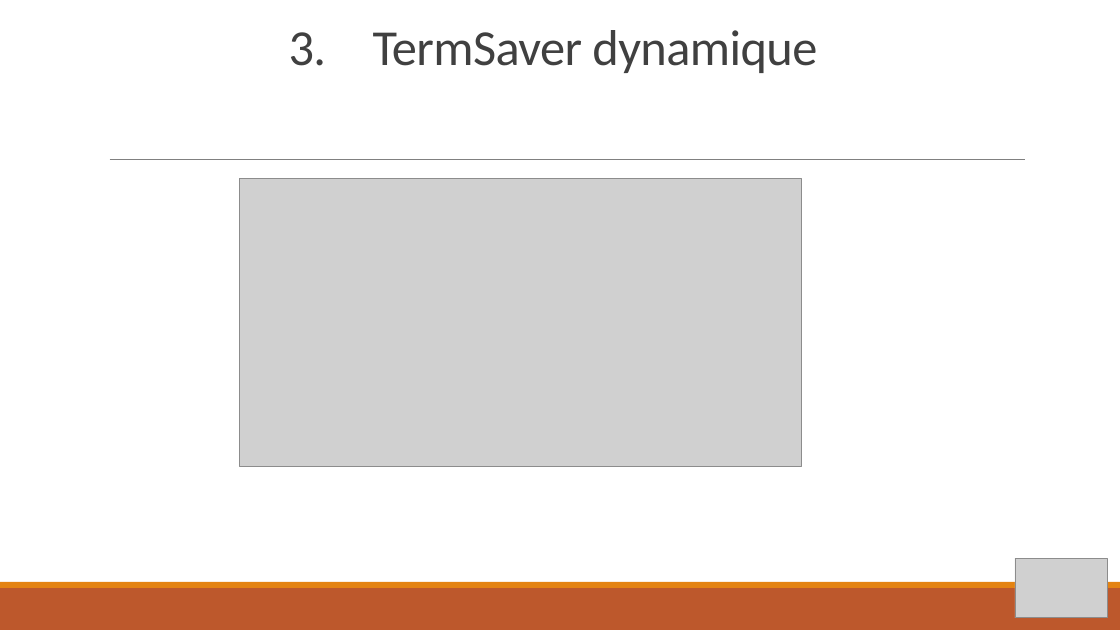
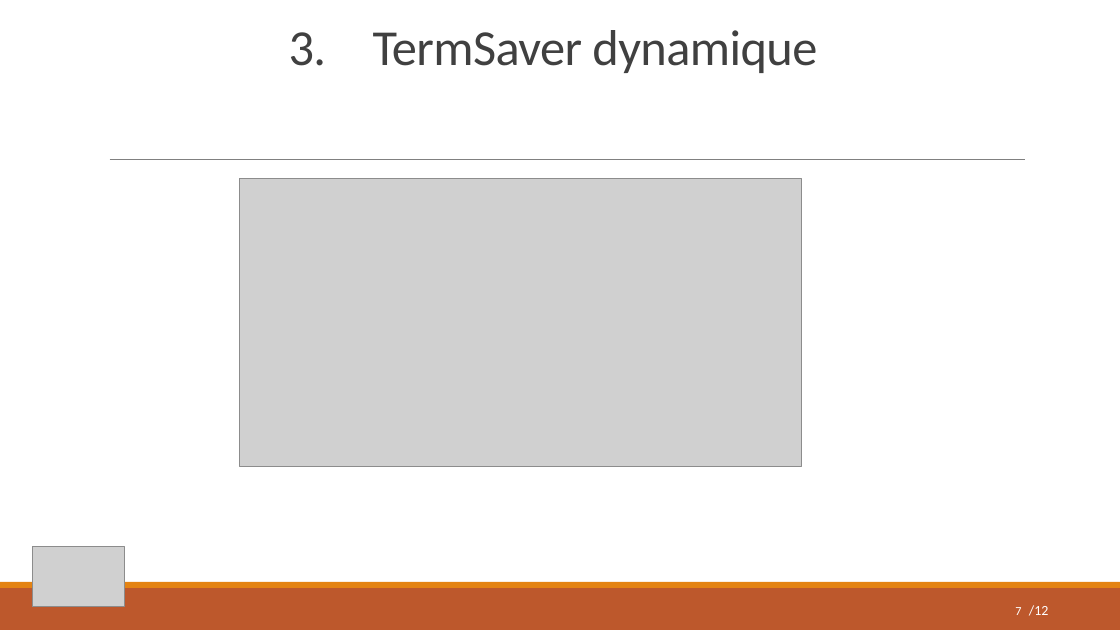
Before and after one commit to pierredumangin/Projet-eXiaSaver, a slide deck: slide 7 of PPT eXiaSaver.pptx (slide 6 before the commit). Drawn at 1120x630 pixels with LibreOffice and Linux fonts; fonts in the diff are those of the drawing; grey boxes stand for pictures. Boxes give left, top, right and bottom in pixels: in the first picture for what was removed or moved away, otherwise in the second. Text is boxed around its words. In the diff, an @@ line names an element or a change of style, - is before the commit and + after.

```diff
--- a/PPT eXiaSaver.pptx
+++ b/PPT eXiaSaver.pptx
@@ picture moved from (x1=1015, y1=558, x2=1107, y2=618) to (x1=32, y1=547, x2=124, y2=607) @@
@@ page number added at (x1=1015, y1=607, x2=1021, y2=615), 10.5 pt, text #FFFFFF @@
+7
@@ text added at (x1=1029, y1=605, x2=1049, y2=616), 12 pt, text #FFFFFF @@
+/12
```
Also in this commit, not shown: 7 other slides changed, 4 slides added, 1 slide removed.
